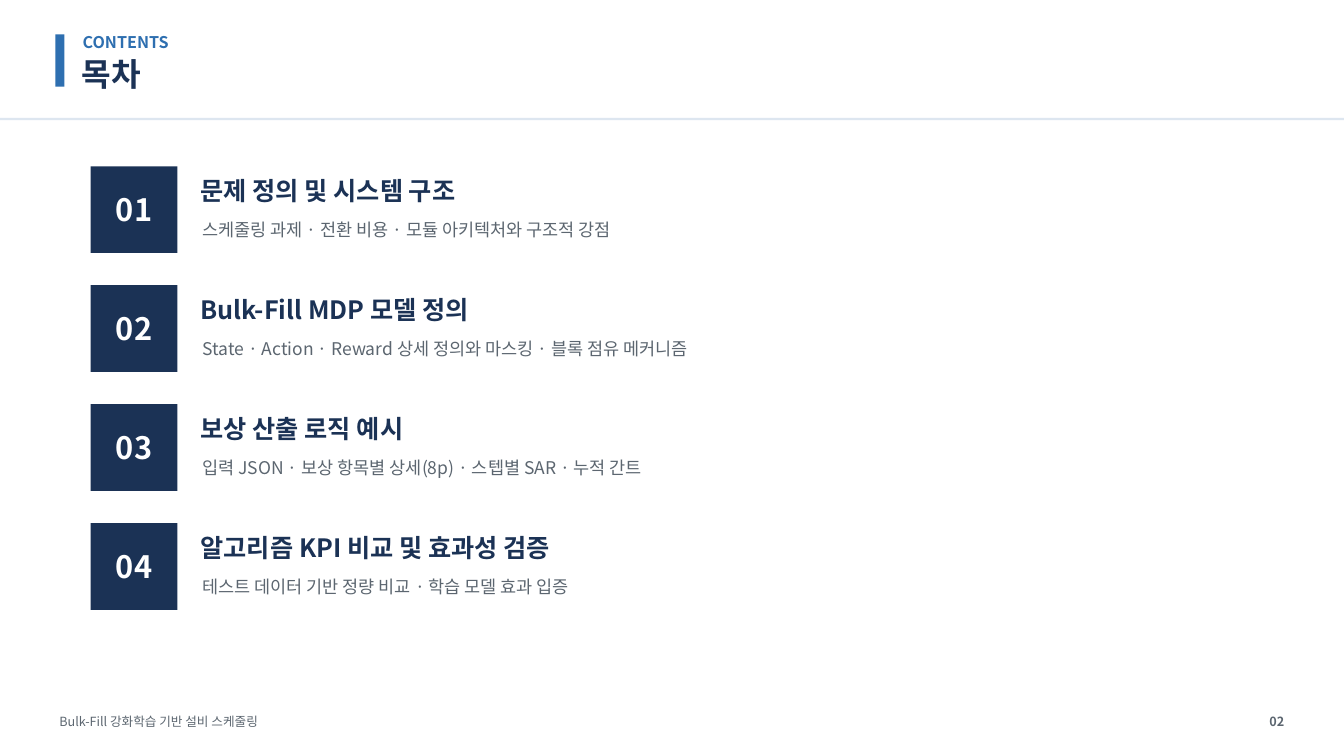
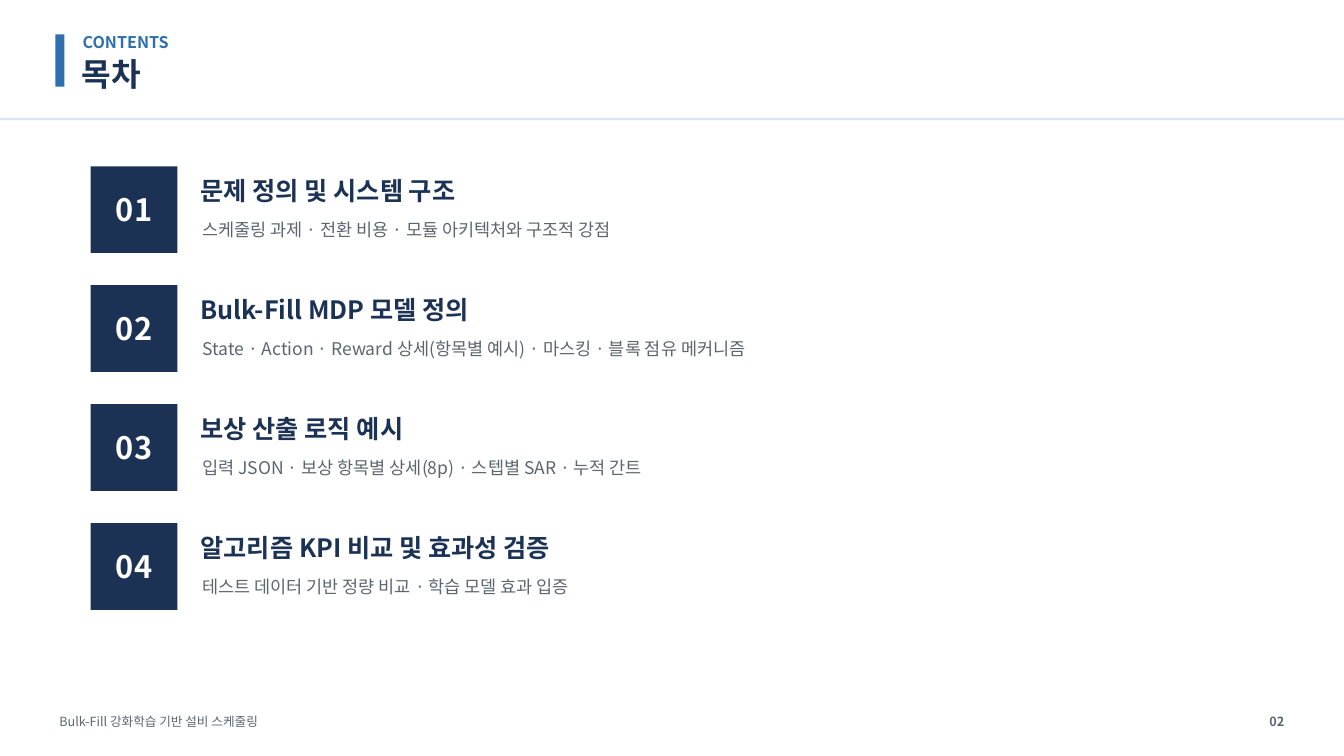
Before and after one commit to relighting123/pjt_scheduling, a slide deck: slide 2 of docs/BulkFill_스케줄링_발표자료.pptx. Drawn at 1344x756 pixels with LibreOffice and Linux fonts; fonts in the diff are those of the drawing. Boxes give left, top, right and bottom in pixels: in the first picture for what was removed or moved away, otherwise in the second. Text is boxed around its words. In the diff, an @@ line names an element or a change of style, - is before the commit and + after.

```diff
--- a/docs/BulkFill_스케줄링_발표자료.pptx
+++ b/docs/BulkFill_스케줄링_발표자료.pptx
@@ text at (x1=203, y1=340, x2=745, y2=359): text changed @@
-State · Action · Reward 상세 정의와 마스킹 · 블록 점유 메커니즘
+State · Action · Reward 상세(항목별 예시) · 마스킹 · 블록 점유 메커니즘
```
Also in this commit, not shown: 30 other slides changed, 4 slides added, 5 other files.
